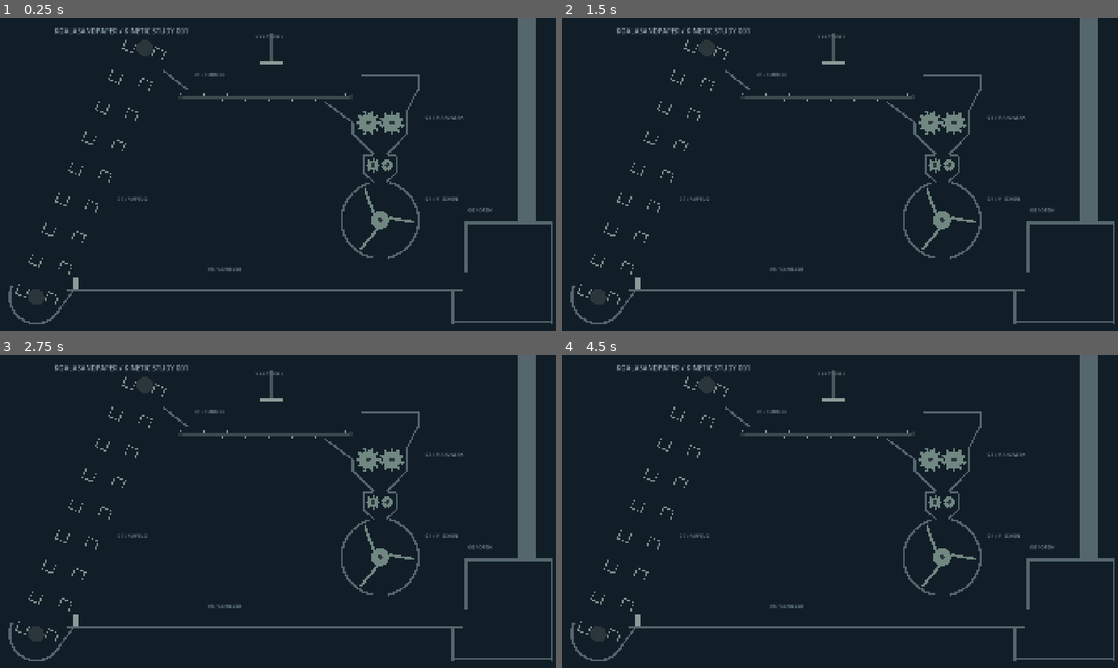
Above: before the commit, frames 1-4 (two rows, left to right).
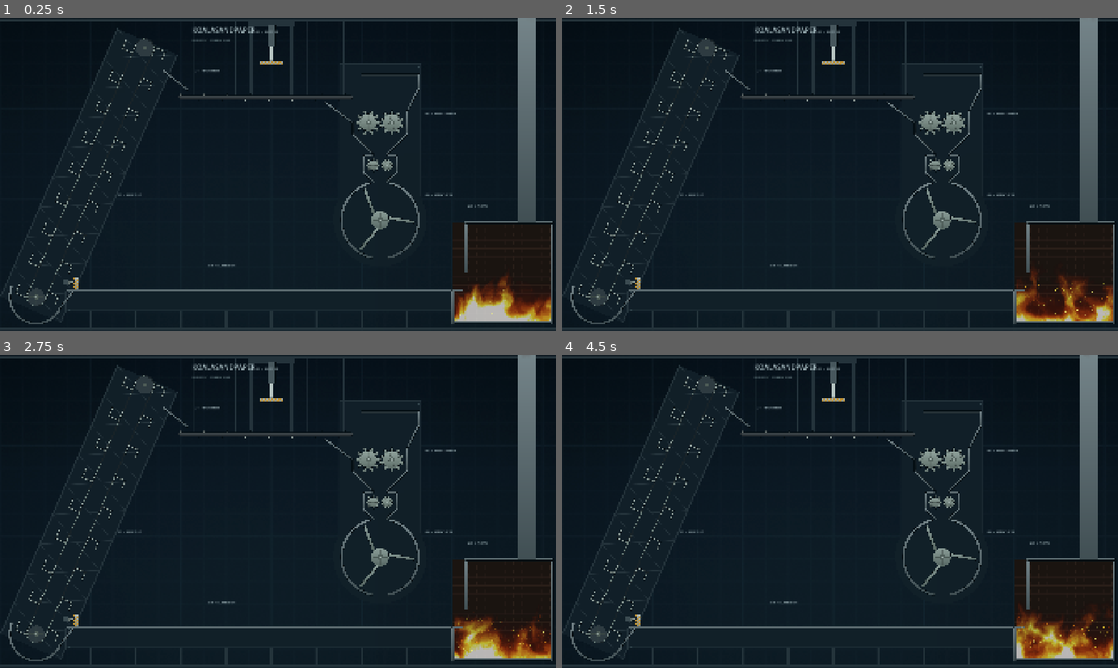
Above: after the commit, the same moments.

Repository: Shik3i/KoalaSandPaper
Game: Godot game, scene res://render/main.tscn
Same seed, same stepped clock (60 frames per second), same inputs: the game is played once before the commit and once after it.
Inputs:
- Up to frame 1 (0.25 s): no input
- Up to frame 2 (1.5 s): no input
- Up to frame 3 (2.75 s): no input
- Up to frame 4 (4.5 s): no input

The runs differ from the first frame. In frame 1, 4.9% of the frame differs, in the area x 1-100%, y 0-98%; in frame 2, 5.2%; in frame 3, 4.9%; in frame 4, 5.3%.
Error in both runs: Assertion failed: RenderingDevice unavailable (Compatibility renderer or --headless) (res://sim/solver.gd:58)

Commit message:
Look pass: layered render, steel shading, dressing, fire, embers, HUD
Background gradient + blueprint grid + vignette; hall dressing (elevator
casing truss, shredder/mixer backing, press portal, belt hangers, floor base,
brick furnace); machine drawn from the collision prims with top-lit steel
gradients, outlines, spokes on every driven circle, hazard stripes on piston
heads; elevator chain and sprockets, telescopic pusher cylinder; grain drop
shadows, sphere shading with rim light, incandescent hot grains; animated
furnace fire shader, GPU embers and chimney smoke; glow; German HUD with live
counters (async stats readback). HDR 2D stays off: custom shaders are authored
in sRGB.

Co-Authored-By: Claude Opus 5.5 <noreply@anthropic.com>

Diff:
--- a/godot/project.godot
+++ b/godot/project.godot
@@ -16,5 +16,7 @@
 
 [rendering]
 
+viewport/hdr_2d=false
+
 renderer/rendering_method="forward_plus"
 environment/defaults/default_clear_color=Color(0.0667, 0.1176, 0.1569, 1)
--- /dev/null
+++ b/godot/render/backdrop.gd
@@ -0,0 +1,84 @@
+class_name Backdrop
+extends Node2D
+## Static hall dressing behind the sand: wall panels, frames, hangers, the
+## elevator casing, floor base and the furnace brickwork. No physics.
+
+const PANEL := Color("#152129")
+const FRAME := Color("#26343b")
+const RIVET := Color("#33444b")
+
+var f: Factory
+var px_per_m := 100.0
+var world_h := 1.0
+
+
+func to_px(p: Vector2) -> Vector2:
+	return Vector2(p.x, world_h - p.y) * px_per_m
+
+
+func _draw() -> void:
+	# Elevator casing: a band along the incline behind the chain.
+	var u := (f.elev_top - f.elev_bottom).normalized()
+	var n := Vector2(u.y, -u.x)
+	var w := 0.72
+	var a := f.elev_bottom - u * 0.3
+	var b := f.elev_top + u * 0.15
+	_poly([a - n * w, a + n * w, b + n * w, b - n * w], PANEL)
+	for k in 9:
+		var p0 := a.lerp(b, k / 9.0)
+		var p1 := a.lerp(b, (k + 1) / 9.0)
+		_line(p0 - n * w, p1 + n * w, FRAME, 0.012)
+		_line(p0 + n * w, p1 - n * w, FRAME, 0.012)
+	_line(a - n * w, b - n * w, FRAME, 0.03)
+	_line(a + n * w, b + n * w, FRAME, 0.03)
+	# Shredder column and mixer backing.
+	_panel(Rect2(7.5, 2.95, 1.8, 2.95))
+	draw_circle(to_px(f.bowl_c), (f.bowl_r + 0.18) * px_per_m, PANEL)
+	# Belt A frame hung from the roof girder.
+	_line(Vector2(0.0, 6.86), Vector2(12.288, 6.86), FRAME, 0.06)
+	for x in [4.3, 5.2, 6.8, 7.6]:
+		_line(Vector2(x, Factory.Y_A - 0.08), Vector2(x, 6.86), FRAME, 0.025)
+	# Press portal.
+	_line(Vector2(5.55, Factory.Y_A - 0.08), Vector2(5.55, 6.86), FRAME, 0.07)
+	_line(Vector2(6.45, Factory.Y_A - 0.08), Vector2(6.45, 6.86), FRAME, 0.07)
+	_line(Vector2(5.5, 6.78), Vector2(6.5, 6.78), FRAME, 0.09)
+	# Floor base and legs.
+	_panel(Rect2(f.floor_x.x - 0.05, 0.45, f.floor_x.y - f.floor_x.x + 0.1, Factory.Y_FLOOR - 0.45 - 0.02))
+	for x in range(2, 10):
+		_line(Vector2(x, 0.04), Vector2(x, 0.45), FRAME, 0.05)
+	_line(Vector2(0.0, 0.04), Vector2(12.288, 0.04), FRAME, 0.04)
+	# Furnace brickwork.
+	var fr := f.furnace
+	_poly([fr.position, Vector2(fr.end.x, fr.position.y), fr.end, Vector2(fr.position.x, fr.end.y)], Color("#1d1714"))
+	var row := 0
+	var y := fr.position.y
+	while y < fr.end.y:
+		_line(Vector2(fr.position.x, y), Vector2(fr.end.x, y), Color("#2a201b"), 0.008)
+		var x := fr.position.x + (0.09 if row % 2 == 1 else 0.0)
+		while x < fr.end.x:
+			_line(Vector2(x, y), Vector2(x, minf(y + 0.09, fr.end.y)), Color("#2a201b"), 0.008)
+			x += 0.18
+		y += 0.09
+		row += 1
+
+
+func _panel(r: Rect2) -> void:
+	_poly([r.position, Vector2(r.end.x, r.position.y), r.end, Vector2(r.position.x, r.end.y)], PANEL)
+	var lw := 0.02
+	_line(r.position, Vector2(r.end.x, r.position.y), FRAME, lw)
+	_line(Vector2(r.end.x, r.position.y), r.end, FRAME, lw)
+	_line(r.end, Vector2(r.position.x, r.end.y), FRAME, lw)
+	_line(Vector2(r.position.x, r.end.y), r.position, FRAME, lw)
+	for c in [r.position, Vector2(r.end.x, r.position.y), r.end, Vector2(r.position.x, r.end.y)]:
+		draw_circle(to_px(c + (r.get_center() - c).normalized() * 0.07), 0.018 * px_per_m, RIVET)
+
+
+func _poly(pts: Array, col: Color) -> void:
+	var out := PackedVector2Array()
+	for p in pts:
+		out.append(to_px(p))
+	draw_colored_polygon(out, col)
+
+
+func _line(a: Vector2, b: Vector2, col: Color, w: float) -> void:
+	draw_line(to_px(a), to_px(b), col, maxf(1.0, w * px_per_m), true)
--- /dev/null
+++ b/godot/render/fx.gd
@@ -0,0 +1,80 @@
+class_name Fx
+## Cosmetic particle effects (no physics, excluded from conservation): furnace
+## embers and chimney smoke.
+
+
+static func soft_dot(size := 64) -> Texture2D:
+	var g := Gradient.new()
+	g.set_color(0, Color(1, 1, 1, 1))
+	g.set_color(1, Color(1, 1, 1, 0))
+	var t := GradientTexture2D.new()
+	t.gradient = g
+	t.fill = GradientTexture2D.FILL_RADIAL
+	t.fill_from = Vector2(0.5, 0.5)
+	t.fill_to = Vector2(0.5, 0.0)
+	t.width = size
+	t.height = size
+	return t
+
+
+static func embers(area_px: Rect2, ppm: float) -> GPUParticles2D:
+	var p := GPUParticles2D.new()
+	p.amount = 260
+	p.lifetime = 2.6
+	p.position = area_px.get_center()
+	p.texture = soft_dot(16)
+	var m := ParticleProcessMaterial.new()
+	m.emission_shape = ParticleProcessMaterial.EMISSION_SHAPE_BOX
+	m.emission_box_extents = Vector3(area_px.size.x * 0.5, area_px.size.y * 0.5, 0)
+	m.direction = Vector3(0, -1, 0)
+	m.spread = 25.0
+	m.initial_velocity_min = 0.15 * ppm
+	m.initial_velocity_max = 0.6 * ppm
+	m.gravity = Vector3(0, -0.25 * ppm, 0)
+	m.turbulence_enabled = true
+	m.turbulence_noise_strength = 2.0
+	m.turbulence_noise_scale = 3.0
+	m.scale_min = 0.12
+	m.scale_max = 0.35
+	var ramp := Gradient.new()
+	ramp.set_color(0, Color(4.0, 1.8, 0.5, 1.0))
+	ramp.add_point(0.5, Color(2.2, 0.6, 0.12, 0.8))
+	ramp.set_color(ramp.get_point_count() - 1, Color(0.6, 0.1, 0.02, 0.0))
+	var rt := GradientTexture1D.new()
+	rt.gradient = ramp
+	m.color_ramp = rt
+	p.process_material = m
+	return p
+
+
+static func smoke(at_px: Vector2, ppm: float) -> GPUParticles2D:
+	var p := GPUParticles2D.new()
+	p.amount = 60
+	p.lifetime = 7.0
+	p.position = at_px
+	p.texture = soft_dot(64)
+	var m := ParticleProcessMaterial.new()
+	m.emission_shape = ParticleProcessMaterial.EMISSION_SHAPE_BOX
+	m.emission_box_extents = Vector3(0.12 * ppm, 2, 0)
+	m.direction = Vector3(-0.3, -1, 0)
+	m.spread = 12.0
+	m.initial_velocity_min = 0.08 * ppm
+	m.initial_velocity_max = 0.18 * ppm
+	m.gravity = Vector3(-0.02 * ppm, -0.01 * ppm, 0)
+	m.scale_min = 0.5
+	m.scale_max = 1.2
+	var sc := Curve.new()
+	sc.add_point(Vector2(0, 0.4))
+	sc.add_point(Vector2(1, 2.5))
+	var st := CurveTexture.new()
+	st.curve = sc
+	m.scale_curve = st
+	var ramp := Gradient.new()
+	ramp.set_color(0, Color(0.35, 0.33, 0.32, 0.0))
+	ramp.add_point(0.15, Color(0.32, 0.3, 0.3, 0.35))
+	ramp.set_color(ramp.get_point_count() - 1, Color(0.25, 0.27, 0.3, 0.0))
+	var rt := GradientTexture1D.new()
+	rt.gradient = ramp
+	m.color_ramp = rt
+	p.process_material = m
+	return p
--- /dev/null
+++ b/godot/render/hud.gd
@@ -0,0 +1,90 @@
+class_name Hud
+extends CanvasLayer
+## Title, station labels with leader lines, live counters (async stats readback,
+## bookkeeping only). German UI strings.
+
+const INK := Color("#9fb3b8")
+const DIM := Color("#5f7479")
+const ACCENT := Color("#e0a93b")
+
+var factory: Factory
+var ppm := 100.0
+var _burned: Label
+var _active: Label
+var _lift: Label
+var _pending := false
+var _total := 0
+
+
+func setup(f: Factory, px_per_m: float) -> void:
+	factory = f
+	ppm = px_per_m
+	layer = 5
+	var root := Control.new()
+	root.set_anchors_preset(Control.PRESET_FULL_RECT)
+	root.mouse_filter = Control.MOUSE_FILTER_IGNORE
+	add_child(root)
+	_label(root, "KOALASANDPAPER", Vector2(4.25, 6.64), 0.16, INK)
+	_label(root, "KINETIC STUDY 001", Vector2(4.25, 6.42), 0.09, DIM)
+	var lines := Lines.new()
+	lines.hud = self
+	root.add_child(lines)
+	for k in f.stations:
+		_label(root, k, f.stations[k], 0.095, INK)
+	_burned = _label(root, "", Vector2(9.55, 6.62), 0.095, ACCENT)
+	_active = _label(root, "", Vector2(9.55, 6.44), 0.095, INK)
+	_lift = _label(root, "", Vector2(9.55, 6.26), 0.095, DIM)
+
+
+func to_px(p: Vector2) -> Vector2:
+	return Vector2(p.x, Factory.WORLD.y - p.y) * ppm
+
+
+func _label(root: Control, text: String, at: Vector2, size_m: float, col: Color) -> Label:
+	var l := Label.new()
+	l.text = text
+	l.position = to_px(at) - Vector2(0, size_m * ppm * 0.7)
+	var ls := LabelSettings.new()
+	ls.font_size = maxi(8, int(size_m * ppm))
+	ls.font_color = col
+	l.label_settings = ls
+	root.add_child(l)
+	return l
+
+
+## Reads the stats buffer asynchronously and updates the counters.
+func request(solver: GpuSolver, total_in: int) -> void:
+	if _pending:
+		return
+	_pending = true
+	_total = total_in
+	solver.rd.buffer_get_data_async(solver._buf.stats, _on_stats)
+
+
+func _on_stats(data: PackedByteArray) -> void:
+	_pending = false
+	var burned := data.decode_u32(8 * 4 + 2 * 4)
+	var drained := data.decode_u32(8 * 4 + 3 * 4)
+	_burned.text = "VERBRANNT  %s" % _group(burned)
+	_active.text = "IM UMLAUF  %s" % _group(maxi(_total - burned - drained, 0))
+	_lift.text = "KÖRNER GESAMT  %s" % _group(_total)
+
+
+static func _group(n: int) -> String:
+	var s := str(n)
+	var out := ""
+	while s.length() > 3:
+		out = "." + s.substr(s.length() - 3) + out
+		s = s.substr(0, s.length() - 3)
+	return s + out
+
+
+class Lines:
+	extends Control
+	## Thin leader ticks under each station label.
+	var hud: Hud
+
+	func _draw() -> void:
+		for k in hud.factory.stations:
+			var p: Vector2 = hud.to_px(hud.factory.stations[k]) + Vector2(0, 0.025 * hud.ppm)
+			draw_line(p, p + Vector2(0.55 * hud.ppm, 0), Hud.ACCENT.darkened(0.3), maxf(1.0, 0.006 * hud.ppm))
--- a/godot/render/machine_view.gd
+++ b/godot/render/machine_view.gd
@@ -1,17 +1,23 @@
 class_name MachineView
 extends Node2D
-## Draws the machine from its definition (same primitives the solver collides
-## with). World m (y up) → canvas px via px_per_m and world height.
+## Draws the machine from its definition: the same primitives the solver
+## collides with (front layer), plus mechanism dressing that has no physics:
+## chain, telescopic cylinder, spokes, hazard stripes (back layer).
+## World m (y up) → canvas px via px_per_m and world height.
 
-const COLORS := {
-	"wall": Color("#55676d"), "belt": Color("#3c4a50"), "roller": Color("#718781"),
-	"rotor": Color("#718781"), "piston": Color("#8a9c97"), "rod": Color("#46565b"), "bucket": Color("#7d8f8a"), "peg": Color("#8a9c97"), "cleat": Color("#8a9c97"), "drum": Color("#2b363b"), "": Color("#55676d"),
+const STEEL := {
+	"wall": Color("#56696f"), "belt": Color("#2a3338"), "roller": Color("#7b9089"), "rotor": Color("#748a84"),
+	"piston": Color("#a3b2ad"), "rod": Color("#9fb0ab"), "bucket": Color("#8ea19b"), "cleat": Color("#a9b8b3"),
+	"drum": Color("#3a484d"), "": Color("#56696f"),
 }
+const HAZARD := Color("#e0a93b")
+const OUTLINE := Color("#0a1216")
 
 var machine: Machine
 var px_per_m := 100.0
 var world_h := 1.0
-var laser: Array = [Vector2.ZERO, Vector2.ZERO]
+## "front": colliding parts; "back": dressing behind the sand.
+var layer := "front"
 
 
 func to_px(p: Vector2) -> Vector2:
@@ -25,71 +31,138 @@
 func _draw() -> void:
 	if machine == null:
 		return
+	if layer == "back":
+		_draw_back()
+		return
 	for p in machine.prims:
 		if p.flags & (Machine.FLAG_SINK | Machine.FLAG_HEAT):
 			continue
-		var outline := _outline(p)
-		var xf := machine.body_xform(p.body)
-		var col: Color = COLORS.get(p.style, COLORS[""])
-		for k in p.repeat:
-			var rep := Transform2D(TAU * k / p.repeat, Vector2.ZERO)
-			var pts := PackedVector2Array()
-			for q in outline:
-				pts.append(to_px(xf * (rep * q)))
-			draw_colored_polygon(pts, col)
-		if p.style == "belt":
-			_belt_marks(p, xf)
-	for b in machine.bodies:
-		if b.motion.kind == "rotate":
-			draw_circle(to_px(b.pos), 0.05 * px_per_m, Color("#2b363b"))
-	if laser[0] != laser[1]:
-		draw_line(to_px(laser[0]), to_px(laser[1]), Color(1.0, 0.35, 0.3, 0.9), maxf(1.0, 0.012 * px_per_m))
-		draw_circle(to_px(laser[1]), 0.02 * px_per_m, Color(1.0, 0.8, 0.6))
+		if p.style == "drum" or p.style == "rod":
+			continue
+		_draw_prim(p)
 
 
-## Primitive outline in body space (before repeat rotation).
-func _outline(p: Dictionary) -> PackedVector2Array:
-	var local := PackedVector2Array()
-	var sh: Array = p.shape
-	match p.type:
-		Machine.CIRCLE:
-			for i in 40:
-				local.append(Vector2.from_angle(TAU * i / 40.0) * sh[0])
-		Machine.CAPSULE:
-			for i in 21:
-				local.append(Vector2(sh[0], 0) + Vector2.from_angle(-PI / 2 + PI * i / 20.0) * sh[1])
-			for i in 21:
-				local.append(Vector2(-sh[0], 0) + Vector2.from_angle(PI / 2 + PI * i / 20.0) * sh[1])
-		Machine.BOX:
-			var c: float = sh[2]
-			var e := Vector2(sh[0], sh[1]) - Vector2(c, c)
-			for q in 4:
-				var ctr := Vector2(e.x * (1 if q == 0 or q == 3 else -1), e.y * (1 if q < 2 else -1))
-				for i in 6:
-					local.append(ctr + Vector2.from_angle(PI / 2 * q + PI / 2 * i / 5.0) * c)
-		Machine.ARC:
-			var ra: float = sh[0]
-			var rb: float = sh[1]
-			var half: float = sh[2]
-			var n := 48
-			for i in n + 1:
-				local.append(Vector2.from_angle(PI / 2 - half + 2.0 * half * i / n) * (ra + rb))
-			for i in n + 1:
-				local.append(Vector2.from_angle(PI / 2 + half - 2.0 * half * i / n) * (ra - rb))
-	var xf := Transform2D(p.angle, p.offset)
-	var out := PackedVector2Array()
-	for q in local:
-		out.append(xf * q)
-	return out
+func _draw_prim(p: Dictionary) -> void:
+	var xf := machine.body_xform(p.body)
+	var base: Color = STEEL.get(p.style, STEEL[""])
+	var outline := Machine.outline(p, 40)
+	var lw := maxf(1.0, 0.006 * px_per_m)
+	for k in p.repeat:
+		var rep := Transform2D(TAU * k / p.repeat, Vector2.ZERO)
+		var world := PackedVector2Array()
+		for q in outline:
+			world.append(xf * (rep * q))
+		_gradient_polygon(world, base)
+		var pts := PackedVector2Array()
+		for w in world:
+			pts.append(to_px(w))
+		pts.append(pts[0])
+		draw_polyline(pts, OUTLINE, lw, true)
+	if p.style == "piston" and p.type == Machine.BOX:
+		_hazard(p, xf)
+	if p.type == Machine.CIRCLE and machine.bodies[p.body].motion.kind != "static":
+		_spokes(machine.bodies[p.body].pos, p.shape[0], machine.bodies[p.body].angle, base)
 
 
-func _belt_marks(p: Dictionary, xf: Transform2D) -> void:
+## Fill with a top-lit vertical gradient (lighter above, darker below).
+func _gradient_polygon(world: PackedVector2Array, base: Color) -> void:
+	var lo := INF
+	var hi := -INF
+	for w in world:
+		lo = minf(lo, w.y)
+		hi = maxf(hi, w.y)
+	var span := maxf(hi - lo, 1e-4)
+	var pts := PackedVector2Array()
+	var cols := PackedColorArray()
+	for w in world:
+		var k := (w.y - lo) / span
+		pts.append(to_px(w))
+		cols.append(base.darkened(0.25).lerp(base.lightened(0.18), k))
+	if Geometry2D.triangulate_polygon(pts).size() > 0:
+		draw_polygon(pts, cols)
+
+
+func _spokes(c: Vector2, r: float, angle: float, base: Color) -> void:
+	var col := base.darkened(0.45)
+	var w := maxf(1.0, 0.012 * px_per_m)
+	for k in 4:
+		var d := Vector2.from_angle(angle + k * PI * 0.5)
+		draw_line(to_px(c + d * r * 0.25), to_px(c + d * r * 0.82), col, w, true)
+	draw_circle(to_px(c), r * 0.28 * px_per_m, base.darkened(0.3))
+	draw_circle(to_px(c), r * 0.12 * px_per_m, base.lightened(0.25))
+
+
+## Diagonal yellow/black stripes clipped to a box primitive (in its local frame).
+func _hazard(p: Dictionary, xf: Transform2D) -> void:
 	var sh: Array = p.shape
-	var spacing := 0.12
-	var shift := fmod(machine.time * p.speed, spacing)
-	var x: float = -sh[0] + shift
-	while x < sh[0]:
-		var a: Vector2 = xf * (p.offset + Vector2(x, sh[1] * 0.4))
-		var b: Vector2 = xf * (p.offset + Vector2(x + 0.04, sh[1] * 0.4))
-		draw_line(to_px(a), to_px(b), Color("#5b6b70"), maxf(1.0, 0.01 * px_per_m))
-		x += spacing
+	var box := PackedVector2Array([Vector2(-sh[0], -sh[1]), Vector2(sh[0], -sh[1]), Vector2(sh[0], sh[1]), Vector2(-sh[0], sh[1])])
+	var w := 0.035
+	var reach: float = sh[0] + sh[1]
+	var x := -reach * 2.0
+	var k := 0
+	while x < reach * 2.0:
+		var stripe := PackedVector2Array([Vector2(x, -reach), Vector2(x + w, -reach), Vector2(x + w + 2.0 * reach, reach), Vector2(x + 2.0 * reach, reach)])
+		if k % 2 == 0:
+			for poly in Geometry2D.intersect_polygons(stripe, box):
+				var pts := PackedVector2Array()
+				var lxf := Transform2D(p.angle, p.offset)
+				for q in poly:
+					pts.append(to_px(xf * (lxf * q)))
+				draw_colored_polygon(pts, HAZARD.darkened(0.15))
+		x += w
+		k += 1
+
+
+func _draw_back() -> void:
+	var f := machine as Factory
+	if f == null:
+		return
+	var lw := maxf(1.0, 0.01 * px_per_m)
+	# Elevator chain: two strands and links running at chain speed.
+	var b := f.elev_bottom
+	var t := f.elev_top
+	var rs := f.elev_rs
+	var l := Machine.chain_length(b, t, rs)
+	var pts := PackedVector2Array()
+	var steps := 160
+	for i in steps + 1:
+		pts.append(to_px(Machine.chain_point(b, t, rs, l * i / steps)))
+	draw_polyline(pts, Color("#1c2529"), maxf(2.0, 0.03 * px_per_m), true)
+	var shift := fposmod(-Factory.ELEV_SPEED * f.time, 0.08)
+	var s := shift
+	while s < l:
+		draw_circle(to_px(Machine.chain_point(b, t, rs, s)), 0.012 * px_per_m, Color("#6c7f7a"))
+		s += 0.08
+	for c in [b, t]:
+		var ang := -Factory.ELEV_SPEED / rs * f.time
+		draw_circle(to_px(c), rs * 0.95 * px_per_m, Color("#2f3c41"))
+		_spokes(c, rs * 0.95, ang, Color("#6f837d"))
+	# Belt drums.
+	for p in f.prims:
+		if p.style == "drum" and p.body != 0 and f.bodies[p.body].name == "drum":
+			var body: Dictionary = f.bodies[p.body]
+			draw_circle(to_px(body.pos), p.shape[0] * px_per_m, Color("#3a484d"))
+			_spokes(body.pos, p.shape[0], body.angle, Color("#6f837d"))
+	# Press: cylinder housing and rod.
+	var press: Dictionary = f.bodies[f.press_body]
+	var cyl := Rect2(Factory.PRESS_X - 0.09, 6.28, 0.18, 0.5)
+	_rect(cyl, Color("#47575d"))
+	var rod_top := Vector2(Factory.PRESS_X, 6.3)
+	draw_line(to_px(press.pos), to_px(rod_top), Color("#b9c7c3"), 0.05 * px_per_m)
+	# Pusher: telescopic cylinder from its anchor to the blade.
+	var pb: Dictionary = f.bodies[f.pusher_body]
+	var anchor := Vector2(f.floor_x.x - 0.02, pb.pos.y + 0.02)
+	var tip: float = pb.pos.x - 0.045
+	var seg: float = (tip - anchor.x) / 3.0
+	for k in 3:
+		var x0: float = anchor.x + k * seg
+		var thick := 0.075 - k * 0.018
+		_rect(Rect2(x0, anchor.y - thick * 0.5, seg + 0.05, thick), Color("#8c9c98").darkened(0.15 * (2 - k)))
+	_rect(Rect2(anchor.x - 0.08, anchor.y - 0.06, 0.1, 0.12), Color("#3c4b50"))
+
+
+func _rect(r: Rect2, col: Color) -> void:
+	var a := to_px(Vector2(r.position.x, r.end.y))
+	var bb := to_px(Vector2(r.end.x, r.position.y))
+	draw_rect(Rect2(a, bb - a), col)
+	draw_rect(Rect2(a, bb - a), OUTLINE, false, maxf(1.0, 0.004 * px_per_m))
--- a/godot/render/main.gd
+++ b/godot/render/main.gd
@@ -15,9 +15,11 @@
 var rng := Spawn.rng_for(2718)
 var view: ParticleView
 var mview: MachineView
+var hud: Hud
 var next_piece := 0.5
 var spawned := 0
 var piece_slot := 0
+var prefill_n := 0
 var cpu_machine_us := 0
 var cpu_step_us := 0
 var t0 := 0
@@ -43,23 +45,14 @@
 	pool = SlotPool.new(CAPACITY)
 	_prefill(int(args.get("prefill", 8000)))
 
-	var sz := get_viewport_rect().size
-	var ppm := minf(sz.x / Factory.WORLD.x, sz.y / Factory.WORLD.y)
-	mview = MachineView.new()
-	mview.machine = factory
-	mview.px_per_m = ppm
-	mview.world_h = Factory.WORLD.y
-	add_child(mview)
-	view = ParticleView.new()
-	add_child(view)
-	view.bind(solver, ppm)
-	_labels(ppm)
+	_compose()
 	t0 = Time.get_ticks_msec()
 
 
 func _prefill(n: int) -> void:
 	var s := Factory.fill_bowl(factory, factory.bowl_c, factory.bowl_r, n, rng)
 	solver.write_set(pool.alloc(s.size()), s)
+	prefill_n = s.size()
 
 
 func _spawn_piece() -> void:
@@ -91,27 +84,100 @@
 		solver.reset_stats()
 	if solver.frames % 60 == 0:
 		pool.request_refresh(solver)
+	if solver.frames % 30 == 0 and hud:
+		hud.request(solver, spawned + prefill_n)
 	if args.has("shots") and str(solver.frames) in args.shots.split(","):
 		_shot(args.shot.replace(".png", "_f%d.png" % solver.frames))
 	if args.has("frames") and solver.frames >= int(args.frames):
 		_report()
 
 
-func _labels(ppm: float) -> void:
-	var title := Label.new()
-	title.text = "KOALASANDPAPER / KINETIC STUDY 001"
-	title.position = Vector2(1.2, 0.18) * ppm
-	title.add_theme_font_size_override("font_size", int(0.16 * ppm))
-	title.modulate = Color("#8fa3a8")
-	add_child(title)
-	for k in factory.stations:
-		var l := Label.new()
-		l.text = k
-		var p: Vector2 = factory.stations[k]
-		l.position = Vector2(p.x, Factory.WORLD.y - p.y) * ppm
-		l.add_theme_font_size_override("font_size", int(0.11 * ppm))
-		l.modulate = Color("#6f8388")
-		add_child(l)
+## Layers back to front: hall gradient, dressing, fire, mechanism dressing,
+## grain shadows, grains, machine, embers/smoke, HUD; HDR bloom on top.
+func _compose() -> void:
+	var sz := get_viewport_rect().size
+	var ppm := minf(sz.x / Factory.WORLD.x, sz.y / Factory.WORLD.y)
+	var to_px := func(p: Vector2) -> Vector2: return Vector2(p.x, Factory.WORLD.y - p.y) * ppm
+
+	var bg := ColorRect.new()
+	bg.size = sz
+	var bm := ShaderMaterial.new()
+	bm.shader = load("res://render/background.gdshader")
+	bm.set_shader_parameter("px_per_m", ppm)
+	bm.set_shader_parameter("size_px", sz)
+	bg.material = bm
+	bg.z_index = -100
+	add_child(bg)
+
+	var bd := Backdrop.new()
+	bd.f = factory
+	bd.px_per_m = ppm
+	bd.world_h = Factory.WORLD.y
+	bd.z_index = -60
+	add_child(bd)
+
+	var fr: Rect2 = factory.furnace
+	var fire := ColorRect.new()
+	var a: Vector2 = to_px.call(Vector2(fr.position.x + 0.04, 1.75))
+	var b: Vector2 = to_px.call(Vector2(fr.end.x - 0.04, fr.position.y + 0.02))
+	fire.position = a
+	fire.size = b - a
+	var fm := ShaderMaterial.new()
+	fm.shader = load("res://render/fire.gdshader")
+	fm.set_shader_parameter("intensity", 0.75)
+	fire.material = fm
+	fire.z_index = -50
+	add_child(fire)
+
+	var back := MachineView.new()
+	back.machine = factory
+	back.px_per_m = ppm
+	back.world_h = Factory.WORLD.y
+	back.layer = "back"
+	back.z_index = -40
+	add_child(back)
+	mview = back
+
+	var shadow := ParticleView.new()
+	shadow.z_index = -20
+	add_child(shadow)
+	shadow.bind(solver, ppm, true)
+	view = ParticleView.new()
+	add_child(view)
+	view.bind(solver, ppm)
+
+	var front := MachineView.new()
+	front.machine = factory
+	front.px_per_m = ppm
+	front.world_h = Factory.WORLD.y
+	front.z_index = 10
+	add_child(front)
+
+	var em := Fx.embers(Rect2(a + Vector2(0, (b - a).y * 0.55), Vector2((b - a).x, (b - a).y * 0.4)), ppm)
+	em.z_index = 20
+	add_child(em)
+	var chimney_top: Vector2 = to_px.call(Vector2(fr.end.x - 0.55, Factory.WORLD.y - 0.05))
+	var sm := Fx.smoke(chimney_top, ppm)
+	sm.z_index = 20
+	add_child(sm)
+
+	var env := Environment.new()
+	env.background_mode = Environment.BG_CANVAS
+	env.glow_enabled = true
+	env.glow_intensity = 0.9
+	env.glow_strength = 1.1
+	env.glow_bloom = 0.04
+	env.glow_hdr_threshold = 0.85
+	env.glow_blend_mode = Environment.GLOW_BLEND_MODE_ADDITIVE
+	for lvl in [1, 2, 3, 4, 5]:
+		env.set_glow_level(lvl, 1.0 if lvl in [2, 3, 4] else 0.0)
+	var we := WorldEnvironment.new()
+	we.environment = env
+	add_child(we)
+
+	hud = Hud.new()
+	hud.setup(factory, ppm)
+	add_child(hud)
 
 
 func _shot(path: String) -> void:
Not shown, added: godot/render/backdrop.gd.uid
Not shown, added: godot/render/fx.gd.uid
Not shown, added: godot/render/hud.gd.uid
